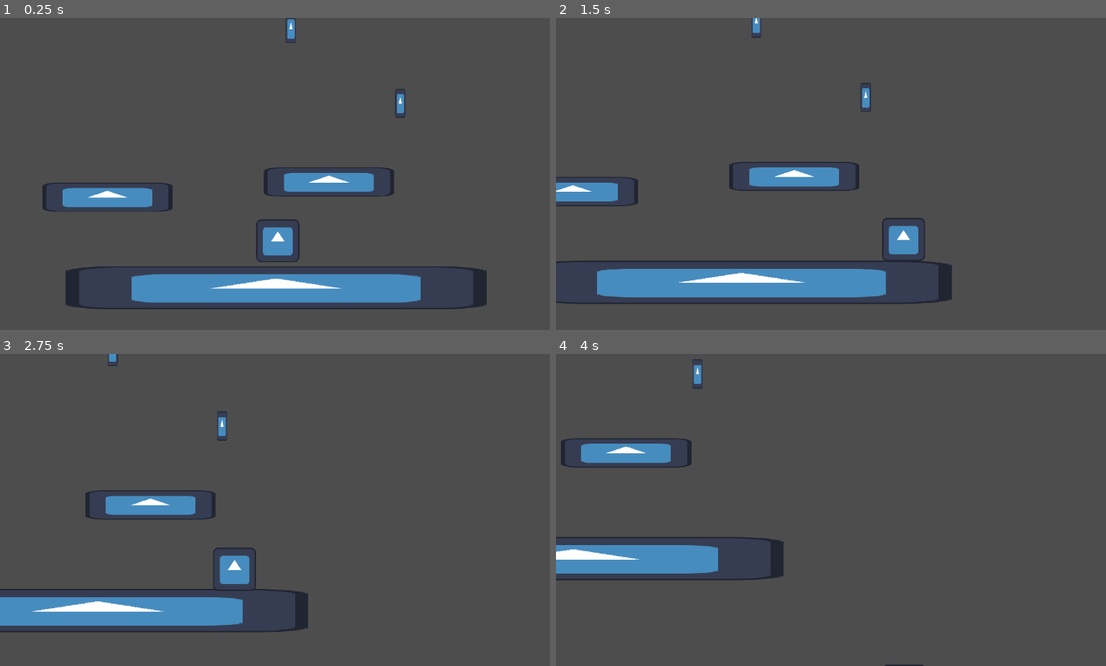
Above: before the commit, frames 1-4 (two rows, left to right).
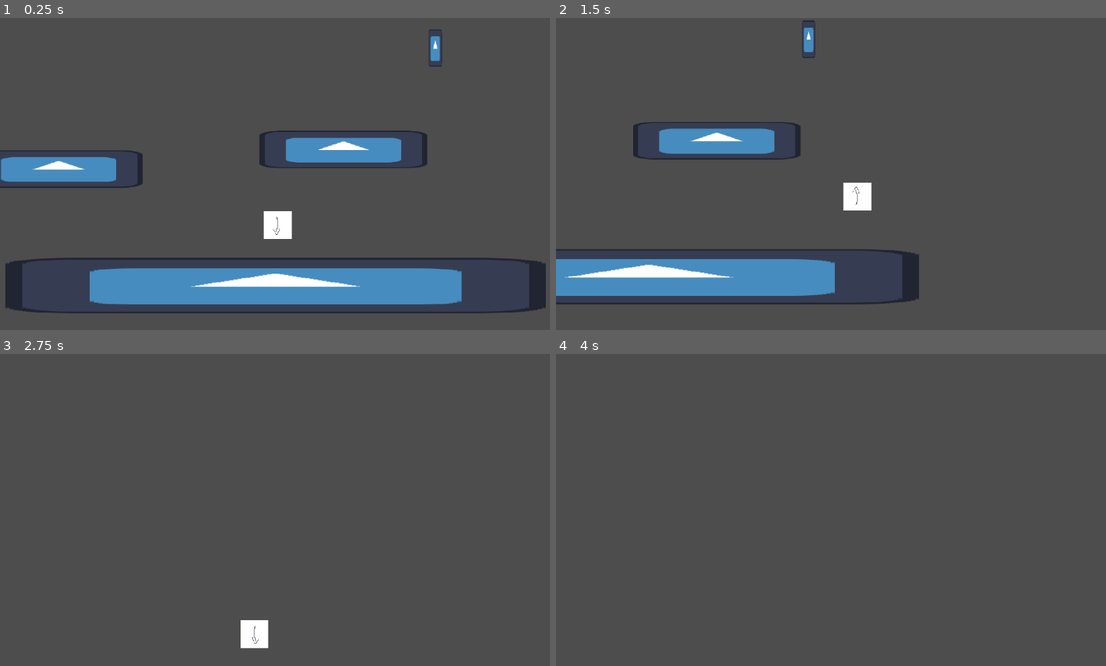
Above: after the commit, the same moments.

Repository: elarkmp/himansito-contra-los-chamos-del-cobre
Game: Godot game, scene res://Escenas/escena de prueba.tscn
Same seed, same stepped clock (60 frames per second), same inputs: the game is played once before the commit and once after it. Before the commit the project has no main scene; this scene is started directly in both runs. The engine's default icon, where the game draws it, is replaced by a stand-in: a white triangle on a blue panel in a dark square.
Inputs:
- Up to frame 1 (0.25 s): no input
- Up to frame 2 (1.5 s): hold D (right) from 0.53 s (still down); tap W (jump) at 0.6, 0.77, 1.07, 1.35 s
- Up to frame 3 (2.75 s): tap W (jump) at 1.52, 1.82, 2.1 s; release D (right) at 2.03 s; hold A (left) from 2.03 s (still down)
- Up to frame 4 (4 s): release A (left) at 2.78 s; hold D (right) from 2.78 s (still down); tap W (jump) at 2.85, 3.02, 3.32, 3.6, 3.77 s

The runs differ from the first frame. In frame 1, 15% of the frame differs, in the area x 0-100%, y 0-95%; in frame 2, 11%; in frame 3, 7.3%; in frame 4, 4.9%.

Commit message:
movimiento mas pro

Diff:
--- a/Escenas/escena de prueba.tscn
+++ b/Escenas/escena de prueba.tscn
@@ -76,7 +76,7 @@
 position = Vector2(587, 411)
 
 [node name="Camera2D" type="Camera2D" parent="player" unique_id=735929928]
-position = Vector2(0, -150)
-zoom = Vector2(0.7, 0.7)
+position = Vector2(0, -88)
+zoom = Vector2(0.9, 0.9)
 position_smoothing_enabled = true
-position_smoothing_speed = 2.0
+position_smoothing_speed = 8.0
--- a/Escenas/player.tscn
+++ b/Escenas/player.tscn
@@ -1,19 +1,59 @@
 [gd_scene format=3 uid="uid://bbbepnweygx8a"]
 
-[ext_resource type="Texture2D" uid="uid://r4ry57pves76" path="res://icon.svg" id="1_cnkc8"]
-[ext_resource type="Script" uid="uid://itdox6wpac0t" path="res://Escenas/player.gd" id="1_i8vih"]
+[ext_resource type="Script" uid="uid://itdox6wpac0t" path="res://scripts/player.gd" id="1_i8vih"]
+[ext_resource type="Texture2D" uid="uid://d0xefs75cpwrh" path="res://sprites/player/Sprite-0001.png" id="2_i8vih"]
 
-[sub_resource type="RectangleShape2D" id="RectangleShape2D_ga66r"]
-size = Vector2(126, 128)
+[sub_resource type="CircleShape2D" id="CircleShape2D_i8vih"]
+radius = 32.06244
+
+[sub_resource type="AtlasTexture" id="AtlasTexture_qgqwx"]
+atlas = ExtResource("2_i8vih")
+region = Rect2(0, 0, 64, 64)
+
+[sub_resource type="AtlasTexture" id="AtlasTexture_6njrx"]
+atlas = ExtResource("2_i8vih")
+region = Rect2(256, 0, 64, 64)
+
+[sub_resource type="AtlasTexture" id="AtlasTexture_cgfde"]
+atlas = ExtResource("2_i8vih")
+region = Rect2(192, 0, 64, 64)
+
+[sub_resource type="AtlasTexture" id="AtlasTexture_xlwfv"]
+atlas = ExtResource("2_i8vih")
+region = Rect2(64, 0, 64, 64)
 
 [sub_resource type="SpriteFrames" id="SpriteFrames_ga66r"]
 animations = [{
 "frames": [{
 "duration": 1.0,
-"texture": ExtResource("1_cnkc8")
+"texture": SubResource("AtlasTexture_qgqwx")
 }],
 "loop": 1,
 "name": &"Idle",
+"speed": 5.0
+}, {
+"frames": [{
+"duration": 1.0,
+"texture": SubResource("AtlasTexture_6njrx")
+}],
+"loop": 1,
+"name": &"fall",
+"speed": 5.0
+}, {
+"frames": [{
+"duration": 1.0,
+"texture": SubResource("AtlasTexture_cgfde")
+}],
+"loop": 1,
+"name": &"jump",
+"speed": 5.0
+}, {
+"frames": [{
+"duration": 1.0,
+"texture": SubResource("AtlasTexture_xlwfv")
+}],
+"loop": 1,
+"name": &"run",
 "speed": 5.0
 }]
 
@@ -21,8 +61,13 @@
 script = ExtResource("1_i8vih")
 
 [node name="CollisionShape2D" type="CollisionShape2D" parent="." unique_id=1525362219]
-shape = SubResource("RectangleShape2D_ga66r")
+shape = SubResource("CircleShape2D_i8vih")
 
 [node name="AnimatedSprite2D" type="AnimatedSprite2D" parent="." unique_id=1605574474]
 sprite_frames = SubResource("SpriteFrames_ga66r")
 animation = &"Idle"
+autoplay = "Idle"
+
+[node name="Coyotetime" type="Timer" parent="." unique_id=719879834]
+wait_time = 0.15
+one_shot = true
--- a/project.godot
+++ b/project.godot
@@ -11,6 +11,7 @@
 [application]
 
 config/name="himansito contra los chamos del cobre"
+run/main_scene="uid://bjportdmbstp5"
 config/features=PackedStringArray("4.7", "Forward Plus")
 config/icon="res://icon.svg"
 
--- a/Escenas/player.gd
+++ b/scripts/player.gd
@@ -1,4 +1,7 @@
 extends CharacterBody2D
+
+@onready var animated_sprite_2d: AnimatedSprite2D = $AnimatedSprite2D
+@onready var coyotetime: Timer = $Coyotetime
 
 var gravity_scale = 2
 var speed = 500
@@ -10,7 +13,12 @@
 	movement(input_axis, delta)
 	jump()
 	air_movement(input_axis, delta)
+	update_animations(input_axis)
+	var was_on_floor = is_on_floor()
 	move_and_slide()
+	var just_left_edge = was_on_floor and not is_on_floor() and velocity.y >=0
+	if just_left_edge:
+		coyotetime.start()
 
 func apply_gravity(delta):
 	if not is_on_floor():
@@ -25,9 +33,10 @@
 		velocity.x = 0
 
 func jump():
-	if is_on_floor():
+	if is_on_floor() or coyotetime.time_left > 0:
 		if Input.is_action_just_pressed("jump"):
 			velocity.y = jump_force
+			coyotetime.stop()
 
 	elif not is_on_floor():
 		if Input.is_action_just_released("jump") and velocity.y < jump_force / 2:
@@ -40,3 +49,19 @@
 		velocity.x = input_axis * speed
 	else:
 		velocity.x = 0
+
+func update_animations(input_axis):
+	if input_axis !=0:
+		animated_sprite_2d.flip_h = (input_axis < 0)
+		animated_sprite_2d.play("run")
+	else:
+		animated_sprite_2d.play("Idle")
+
+	if velocity.length() == 0:
+		animated_sprite_2d.play("Idle")
+
+	if not is_on_floor():
+		if velocity.y > 0:
+			animated_sprite_2d.play("fall")
+		else:
+			animated_sprite_2d.play("jump")
Renamed: Escenas/player.gd.uid -> scripts/player.gd.uid
Binary file added: sprites/player/Sprite-0001.png
Not shown, added: sprites/player/Sprite-0001.png.import
